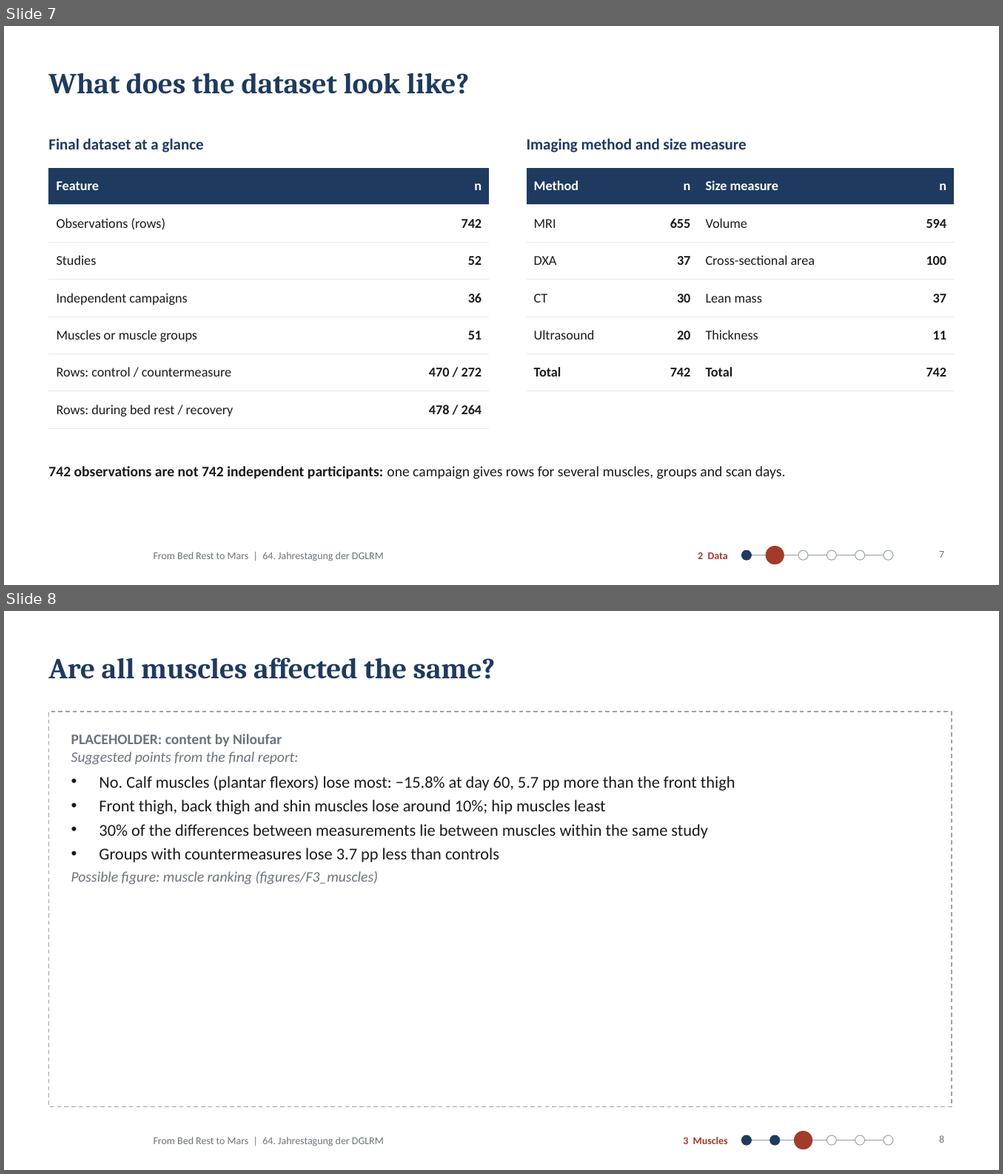
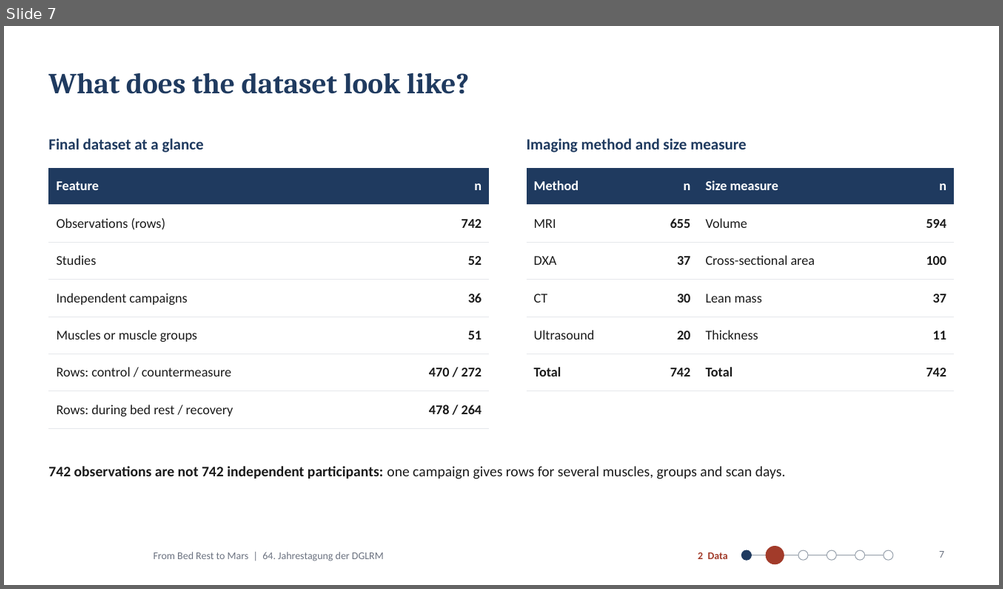
Before and after one commit to MiladBahariQaragoz/BedrestToMars, a slide deck: presentation/bed-rest-to-mars-talk.pptx. Shown one above the other, each under a label of ours: slides 7 and 8 before the commit, slide 7 after it. The pictures are 1003x1174 and 1003x589 pixels, drawn with LibreOffice and Linux fonts; fonts in the diff are those of the drawing; background and template pictures are left out. Boxes give left, top, right and bottom in pixels: in the first picture for what was removed or moved away, otherwise in the second. Text is boxed around its words. In the diff, an @@ line names an element or a change of style, - is before the commit and + after.

```diff
--- a/presentation/bed-rest-to-mars-talk.pptx
+++ b/presentation/bed-rest-to-mars-talk.pptx
@@ slide 8 removed at [4,611,999,1170], background #FFFFFF; not listed: 1 template element that a slide beside it also shows @@
@@ title removed at [48,658,495,679] @@
-Are all muscles affected the same?
@@ rectangle removed at [48,712,951,1107] @@
@@ text removed at [71,734,735,885] @@
-PLACEHOLDER: content by Niloufar
-Suggested points from the final report:
-• No. Calf muscles (plantar flexors) lose most: −15.8% at day 60, 5.7 pp more than the front thigh
-• Front thigh, back thigh and shin muscles lose around 10%; hip muscles least
-• 30% of the differences between measurements lie between muscles within the same study
-• Groups with countermeasures lose 3.7 pp less than controls
-Possible figure: muscle ranking (figures/F3_muscles)
@@ text removed at [683,1137,728,1145] @@
-3 Muscles
@@ ellipse removed at [741,1136,751,1146] @@
@@ line removed from (746, 1141) to (888, 1141) @@
@@ ellipse removed at [770,1136,780,1146] @@
@@ ellipse removed at [794,1132,812,1150] @@
@@ ellipse removed at [827,1136,836,1146] @@
@@ ellipse removed at [854,1136,865,1146] @@
@@ ellipse removed at [884,1136,893,1146] @@
@@ page number removed at [939,1136,944,1143] @@
-8
```
Also in this commit, not shown: 1 slide added, 13 other files.
